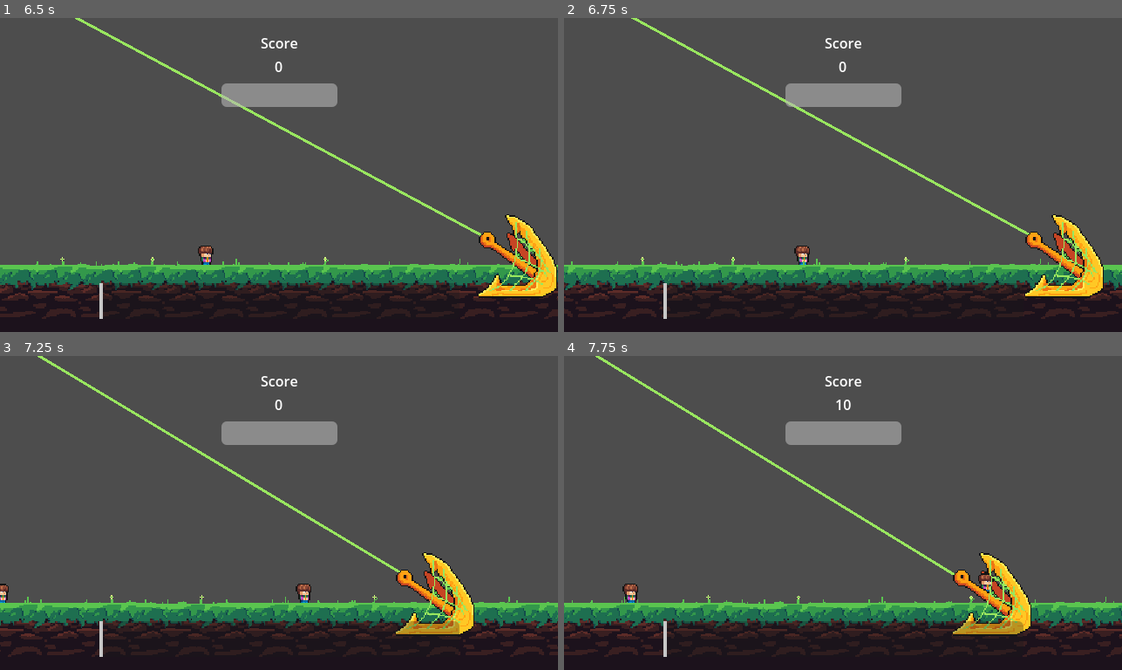
Above: before the commit, frames 1-4 (two rows, left to right).
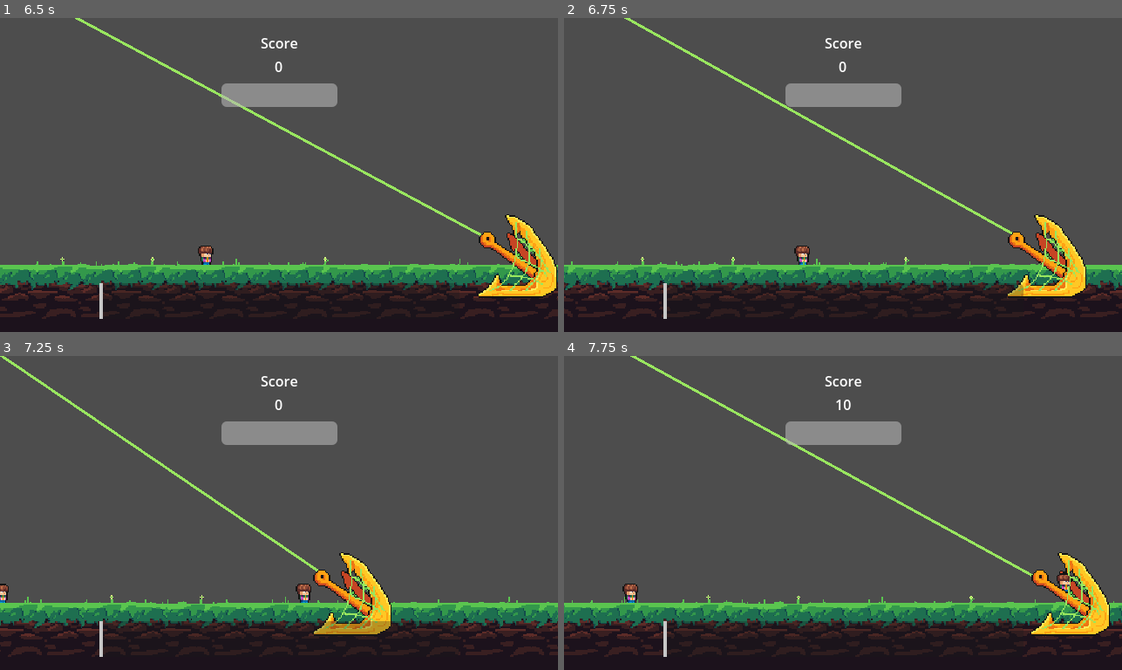
Above: after the commit, the same moments.

Repository: Tenes/mini-jam-153
Game: Godot game, scene res://Scenes/main_menu_scene.tscn
Same seed, same stepped clock (60 frames per second), same inputs: the game is played once before the commit and once after it.
Inputs (mouse positions are in pixels of both pictures, inside the frame that each line leads up to):
- Up to frame 1 (6.5 s): click "Start" at 0.5 s; move the mouse to (401, 159) at 1.27 s; click (401, 159) at 1.35 s; move the mouse to (167, 190) at 2.02 s; click (167, 190) at 2.1 s; move the mouse to (334, 105) at 2.77 s; hold Right mouse button (right_click) 2.78-3.53 s; click (334, 105) at 3.05 s; move the mouse to (251, 237) at 3.52 s; click (251, 237) at 3.6 s; move the mouse to (446, 222) at 4.27 s; click (446, 222) at 4.35 s; move the mouse to (111, 127) at 5.02 s; right-click (111, 127) at 5.1 s; click (111, 127) at 5.3 s; move the mouse to (306, 175) at 5.77 s; click (306, 175) at 5.85 s
- Up to frame 2 (6.75 s): move the mouse to (759, 96) at 6.52 s; click (759, 96) at 6.6 s
- Up to frame 3 (7.25 s): no input
- Up to frame 4 (7.75 s): move the mouse to (965, 497) at 7.27 s; hold Right mouse button (right_click) from 7.28 s (still down); click (965, 497) at 7.55 s

Frame 1 is identical in both runs. In frame 2, 4.1% of the frame differs, in the area x 10-97%, y 0-90%; in frame 3, 5.2%; in frame 4, 5.4%, in the area x 5-98%, y 0-90%.

Commit message:
Reworks the capture mechanism

Diff:
--- a/Models/Harpoon/harpoon.gd
+++ b/Models/Harpoon/harpoon.gd
@@ -4,15 +4,15 @@
 @onready var ropeHole = $SpriteMiddle/RopeHole;
 @onready var originalPosition: Vector2 = global_position;
 var interactables : Array[Interactable] = [];
+var capturedInteractables : Array[Interactable] = [];
 var tween: Tween;
-var currentState : Global.BarStatus;
 var isReeling: bool = false;
 var baseGap: int = 3;
 const CAPTUREG_GAP: int = 3;
 var hp: int = 3;
 
 func _ready() -> void:
-	Events.bar_clicked.connect(removeInteractable);
+	Events.bar_clicked.connect(updateInteractable);
 
 func _process(delta: float) -> void:
 	pass
@@ -21,10 +21,18 @@
 func getRopeHolePoint() -> Vector2 :
 	return ropeHole.global_position;
 
-func removeInteractable(status):
-	currentState = status;
-	if !isReeling && interactables.size() > 0:
-		playReelingAnimation();
+func updateInteractable(status):
+	if interactables.size() > 0:
+		var targetInteractable = self.interactables.pop_front()
+		if status == Global.BarStatus.SUCCESS:
+			self.capturedInteractables.append(targetInteractable);
+			if self.interactables.size() > 0:
+				var tempInteractables = self.interactables[0];
+				Events.on_interactable_collided.emit(tempInteractables.startSuccess, tempInteractables.lengthSuccess);
+		else:
+			Events.update_durability.emit(-1);
+		if !isReeling:
+			playReelingAnimation();
 
 func _on_hitbox_area_entered(area: Area2D):
 	var parent: Interactable = area.get_parent();
@@ -36,8 +44,7 @@
 func playReelingAnimation() -> void:
 	isReeling = true;
 	tween = get_tree().create_tween().set_trans(Tween.TRANS_LINEAR);
-	tween.tween_property(self, "global_position", Vector2(global_position.x - 200, global_position.y), 2).from_current();
-	#tween.tween_property(self, "global_position", Vector2(originalPosition.x - 50, originalPosition.y), 1).from_current();
+	tween.tween_property(self, "global_position", Vector2(global_position.x - 200, global_position.y), 1).from_current();
 
 func returnToOriginalPosition() -> void:
 	if tween != null:
@@ -47,19 +54,9 @@
 	isReeling = false;
 
 func _on_scanbox_area_entered(area: Area2D) -> void:
-	if self.interactables.size() > 0:
-		if currentState == Global.BarStatus.SUCCESS:
-			var capturedInteractable = self.interactables.pop_front()
-			Events.update_score.emit(capturedInteractable.scoreValue);
-			capturedInteractable.bindTo(self, self.baseGap);
-			self.baseGap += CAPTUREG_GAP;
-			if self.interactables.size() > 0:
-				var tempInteractables = self.interactables[0];
-				Events.on_interactable_collided.emit(tempInteractables.startSuccess, tempInteractables.lengthSuccess);
-		elif currentState == Global.BarStatus.GREAT_SUCCESS:
-			pass;
-		else:
-			self.interactables.pop_front();
-			Events.update_durability.emit(-1);
-	currentState = Global.BarStatus.DEFAULT;
+	if self.capturedInteractables.size() > 0:
+		var capturedInteractable = self.capturedInteractables.pop_front()
+		Events.update_score.emit(capturedInteractable.scoreValue);
+		capturedInteractable.bindTo(self, self.baseGap);
+		self.baseGap += CAPTUREG_GAP;
 	returnToOriginalPosition();
--- a/Models/Human/human.tscn
+++ b/Models/Human/human.tscn
@@ -6,7 +6,6 @@
 
 [node name="Interactable" instance=ExtResource("1_mcpo3")]
 script = ExtResource("2_fiebf")
-startSuccess = 20
 
 [node name="Hitbox" parent="." index="0"]
 position = Vector2(0, -8)
--- a/Models/UI/ActionProgressBar/action_progress_bar.gd
+++ b/Models/UI/ActionProgressBar/action_progress_bar.gd
@@ -33,11 +33,12 @@
 	if Input.is_action_just_pressed("left_click") and current_pourcentage > -1:
 		if value >= current_start_pourcentage and value <= current_start_pourcentage+current_pourcentage:
 			clear_capture_area()
+			reset()
 			Events.bar_clicked.emit(Global.BarStatus.SUCCESS)
-			reset()
 		else:
+			reset(base_speed)
 			Events.bar_clicked.emit(Global.BarStatus.FAILED)
-			reset(base_speed)
+
 func reset(speed = 0):
 	value = 0
 	current_speed = speed
--- a/Models/UI/ActionProgressBar/action_progress_bar.tscn
+++ b/Models/UI/ActionProgressBar/action_progress_bar.tscn
@@ -25,7 +25,7 @@
 theme_override_styles/fill = SubResource("StyleBoxEmpty_ei8kr")
 show_percentage = false
 script = ExtResource("1_ku4cg")
-base_speed = 100.0
+base_speed = 150.0
 
 [node name="AreaContainer" type="Control" parent="."]
 layout_mode = 1
--- a/Scripts/main_menu_scene.gd
+++ b/Scripts/main_menu_scene.gd
@@ -1,20 +1,10 @@
 extends CanvasLayer
-
-func _ready() -> void:
-	pass # Replace with function body.
-
-
-func _process(delta: float) -> void:
-	pass
-
 
 func _on_start_pressed() -> void:
 	get_tree().change_scene_to_file(Global.SCENES[1]);
 
-
 func _on_credit_pressed() -> void:
 	get_tree().change_scene_to_file(Global.SCENES[3]);
 
-
 func _on_exit_pressed() -> void:
 	get_tree().quit();
